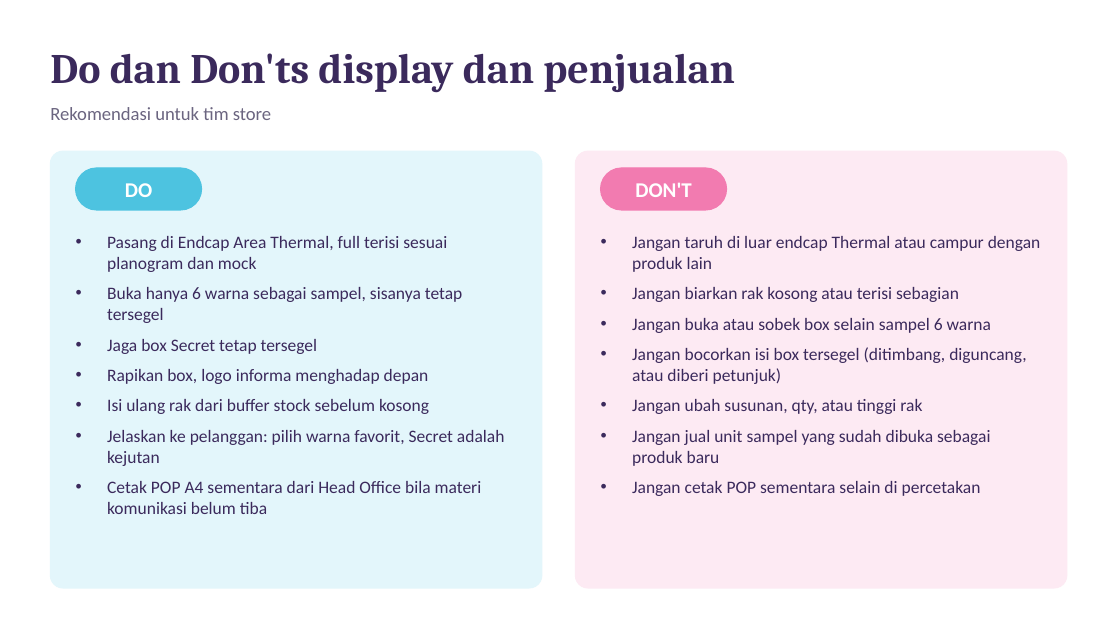
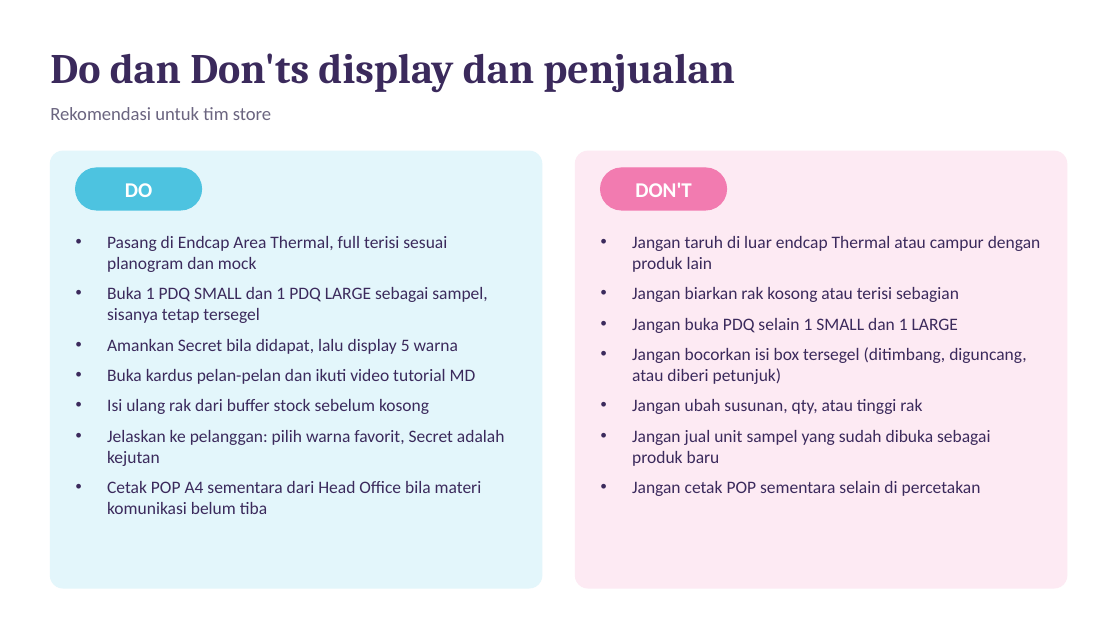
Before and after one commit to eriehermawan-hci/Testing-Erie, a slide deck: slide 10 of Instruksi_Display_Blind_Box_Thermal.pptx (slide 9 before the commit). Drawn at 1120x630 pixels with LibreOffice and Linux fonts; fonts in the diff are those of the drawing. Boxes give left, top, right and bottom in pixels: in the first picture for what was removed or moved away, otherwise in the second. Text is boxed around its words. In the diff, an @@ line names an element or a change of style, - is before the commit and + after.

```diff
--- a/Instruksi_Display_Blind_Box_Thermal.pptx
+++ b/Instruksi_Display_Blind_Box_Thermal.pptx
@@ text at <box>107,287,487,384</box>: text changed @@
-• Buka hanya 6 warna sebagai sampel, sisanya tetap tersegel
-• Jaga box Secret tetap tersegel
-• Rapikan box, logo informa menghadap depan
+• Buka 1 PDQ SMALL dan 1 PDQ LARGE sebagai sampel, sisanya tetap tersegel
+• Amankan Secret bila didapat, lalu display 5 warna
+• Buka kardus pelan-pelan dan ikuti video tutorial MD
@@ text at <box>632,318,958,333</box>: text changed @@
-• Jangan buka atau sobek box selain sampel 6 warna
+• Jangan buka PDQ selain 1 SMALL dan 1 LARGE
```
Also in this commit, not shown: 4 other slides changed, 1 slide added.
